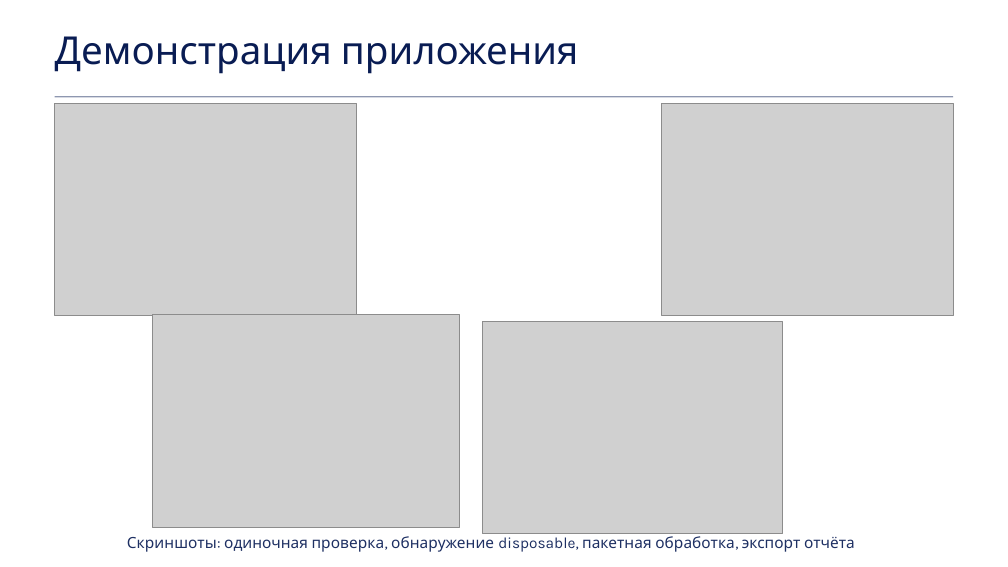
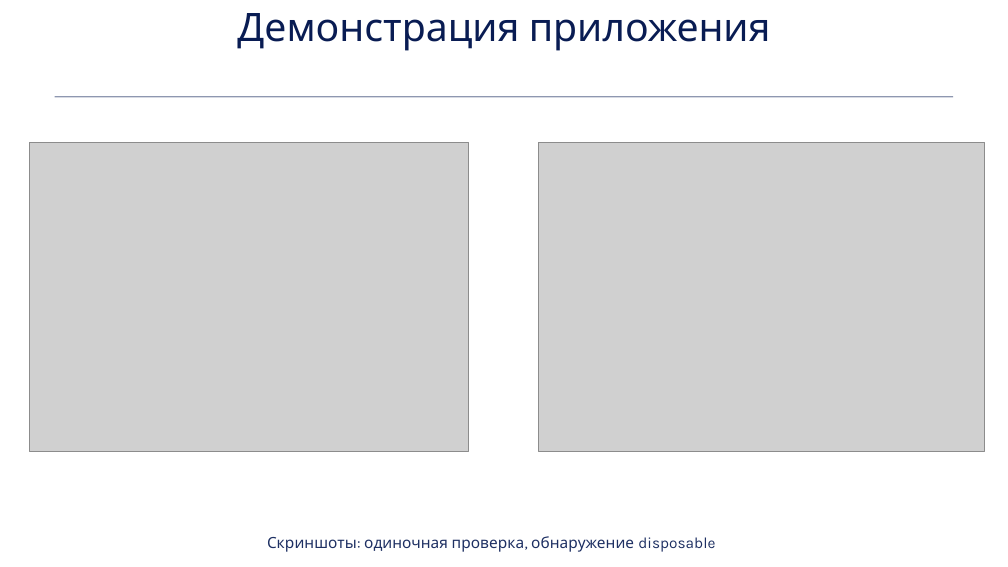
Before and after one commit to timzvorykin/TempMailChecker, a slide deck: slide 6 of Курсач презентация.pptx (slide 5 before the commit). Drawn at 1008x567 pixels with LibreOffice and Linux fonts; fonts in the diff are those of the drawing; grey boxes stand for pictures. Boxes give left, top, right and bottom in pixels: in the first picture for what was removed or moved away, otherwise in the second. Text is boxed around its words. In the diff, an @@ line names an element or a change of style, - is before the commit and + after.

```diff
--- a/Курсач презентация.pptx
+++ b/Курсач презентация.pptx
@@ text "Демонстрация приложения": place and size @@
-text "Демонстрация приложения" at (55,36,579,74)
+text "Демонстрация приложения" at (237,13,771,51)
@@ text "Демонстрация приложения" at (237,13,771,51): size 27.5 to 28 pt; alignment left to centre @@
@@ picture removed at (662,104,954,316) @@
@@ picture: place and size @@
-picture at (54,104,357,317)
+picture at (29,142,469,452)
@@ picture: place and size @@
-picture at (152,314,459,527)
+picture at (539,142,986,452)
@@ picture removed at (482,322,782,534) @@
@@ text at (267,536,715,552): text changed @@
-Скриншоты: одиночная проверка, обнаружение disposable, пакетная обработка, экспорт отчёта
+Скриншоты: одиночная проверка, обнаружение disposable
```
Also in this commit, not shown: 6 other slides changed, 2 slides added.
